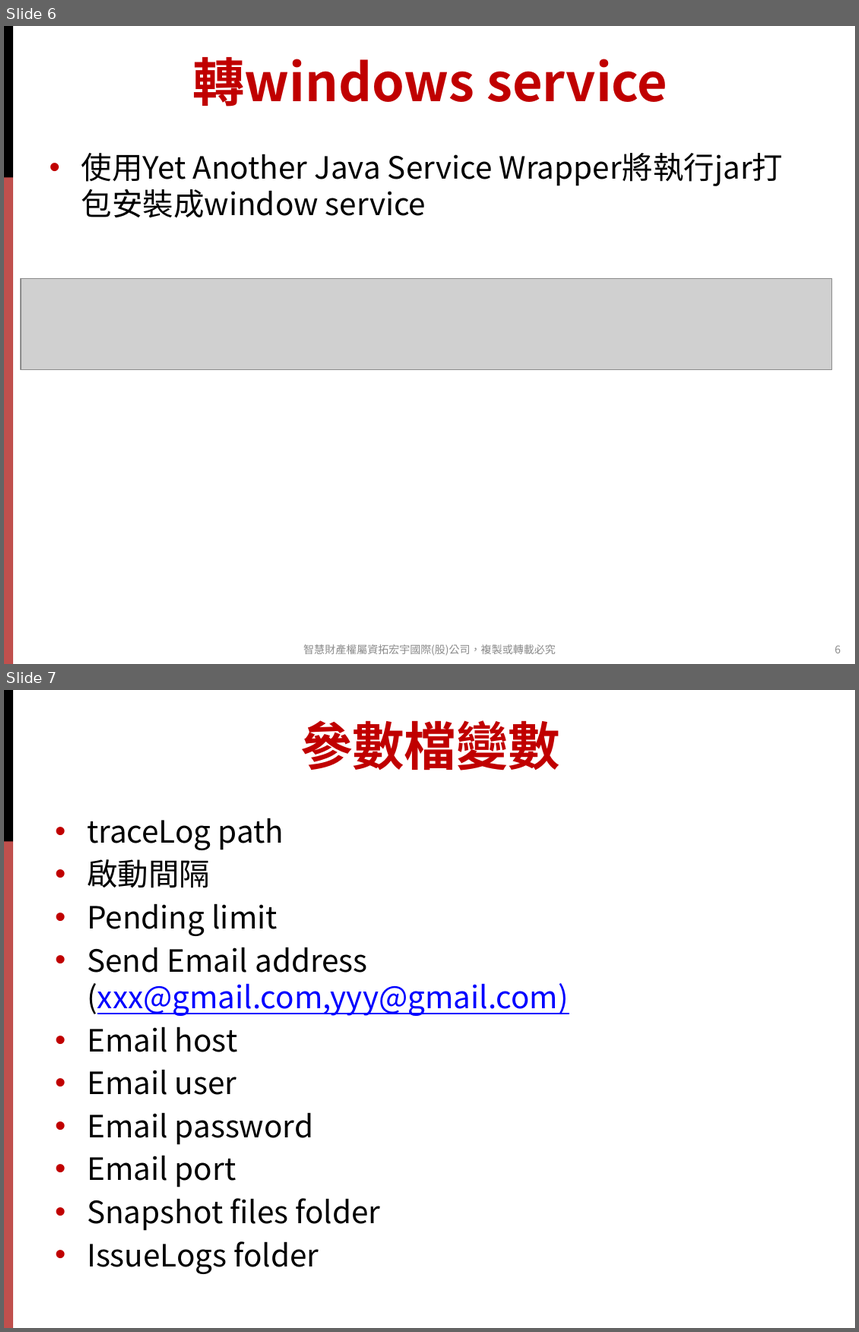
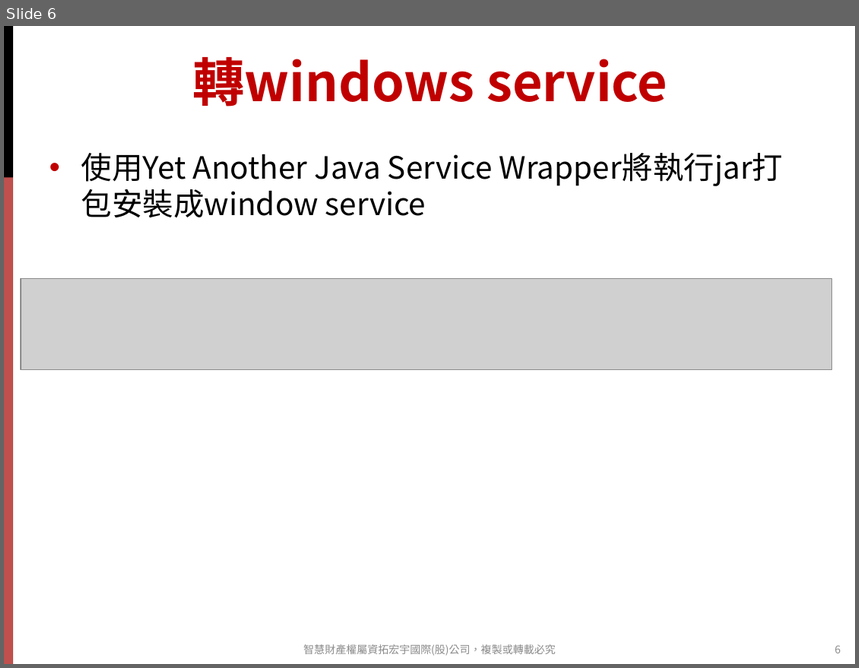
Before and after one commit to strikecbu/TraceLogMonitor, a slide deck: other/doc/TraceLogMonitorWithWAS.pptx. Shown one above the other, each under a label of ours: slides 6 and 7 before the commit, slide 6 after it. The pictures are 859x1332 and 859x668 pixels, drawn with LibreOffice and Linux fonts; fonts in the diff are those of the drawing; grey boxes stand for pictures; background and template pictures are left out. Boxes give left, top, right and bottom in pixels: in the first picture for what was removed or moved away, otherwise in the second. Text is boxed around its words. In the diff, an @@ line names an element or a change of style, - is before the commit and + after.

```diff
--- a/other/doc/TraceLogMonitorWithWAS.pptx
+++ b/other/doc/TraceLogMonitorWithWAS.pptx
@@ slide 7 removed at <box>4,690,855,1328</box>, background #FFFFFF; not listed: 2 template elements that a slide beside it also shows @@
@@ title removed at <box>300,720,560,771</box> @@
-參數檔變數
@@ text removed at <box>87,818,569,1274</box> @@
-• traceLog path
-• 啟動間隔
-• Pending limit
-• Send Email address (xxx@gmail.com,yyy@gmail.com)
-• Email host
-• Email user
-• Email password
-• Email port
-• Snapshot files folder
-• IssueLogs folder
```
Also in this commit, not shown: 2 slides changed, 3 slides added.
